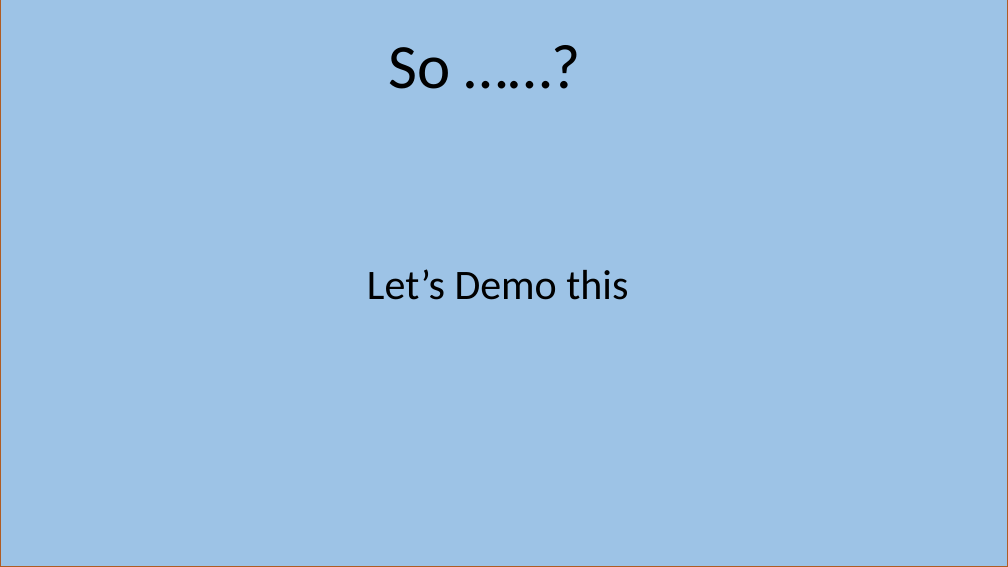
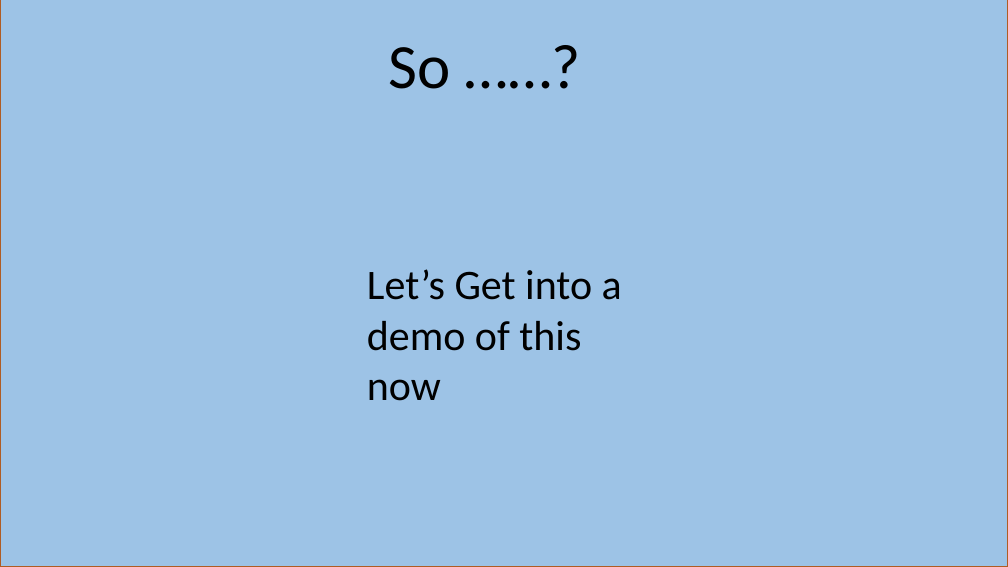
Before and after one commit to kilasuit/Presentations, a slide deck: slide 11 of Get-PSUGUK/Teaching the ITPro how to Dev.pptx (slide 9 before the commit). Drawn at 1008x567 pixels with LibreOffice and Linux fonts; fonts in the diff are those of the drawing. Boxes give left, top, right and bottom in pixels: in the first picture for what was removed or moved away, otherwise in the second. Text is boxed around its words. In the diff, an @@ line names an element or a change of style, - is before the commit and + after.

```diff
--- a/Get-PSUGUK/Teaching the ITPro how to Dev.pptx
+++ b/Get-PSUGUK/Teaching the ITPro how to Dev.pptx
@@ text at <box>367,269,622,401</box>: text changed @@
-Let’s Demo this
+Let’s Get into a demo of this now
```
Also in this commit, not shown: 4 other slides changed, 7 slides added, 3 slides removed, 4 other files.
